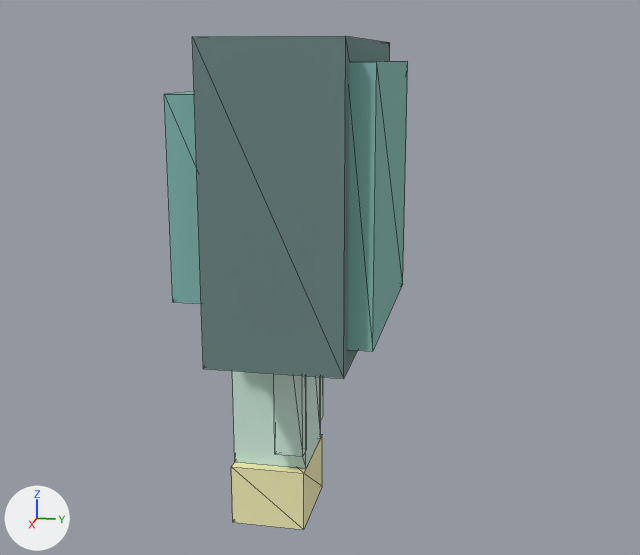
What one commit did to the glTF model MinecraftDungeonGodot/assets/minecraft_character_generator/turrets/railgun.glb.
Camera for both pictures: a 50 mm lens placed at (4.02, 1.18, 0.13), pointed at (0.01, 0.38, -0.88). Every picture has the same lights, and +X, +Y and +Z are marked at lower left. The first picture is the older version. Both versions are drawn at frame 3 of the action 'Fire'; the numbers are the values there. Mesh edges are drawn as thin lines. Vertices at exactly the same position are counted once.

The first picture shows 'barrel', 'base', 'base_trim', 'head', 'muzzle', 'rail_l', 'rail_r'.
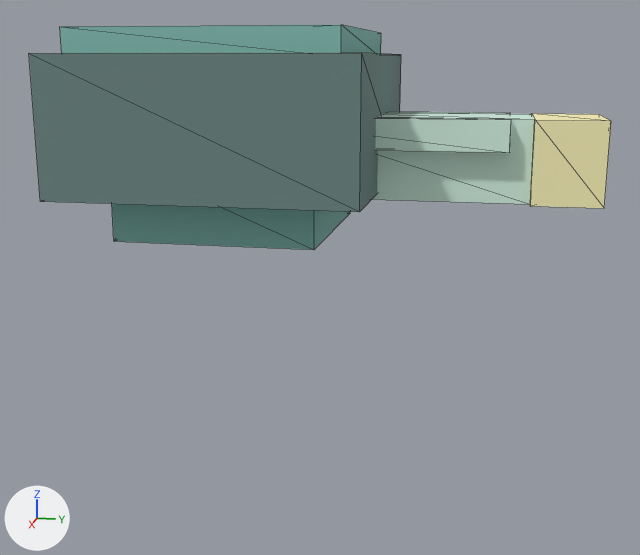
ob_recoiljoint is not drawn itself; it is the parent of ob_barrel, ob_muzzle, ob_rail_l, ob_rail_r.

What differs and where, as boxes (x1, y1, x2, y2) in the pictures (640 x 555 px):
```json
{"object": "base", "change": "moved, rescaled", "before": [192, 36, 390, 378], "after": [29, 53, 401, 212], "on screen": "87% wider, 53% shorter"}
{"object": "base_trim", "change": "moved, rescaled", "before": [348, 61, 408, 351], "after": [60, 25, 381, 54]}
{"object": "barrel", "change": "moved, rescaled", "before": [232, 371, 321, 468], "after": [373, 112, 535, 204]}
{"object": "head", "change": "rescaled", "before": [164, 91, 201, 304], "after": [112, 204, 350, 250]}
{"object": "muzzle", "change": "moved", "before": [231, 434, 322, 530], "after": [530, 113, 611, 208]}
{"object": "rail_r", "change": "moved, rescaled", "before": [274, 374, 307, 456], "after": [375, 117, 511, 153]}
{"object": "rail_l", "change": "moved", "before": [320, 377, 323, 421], "after": [398, 112, 510, 114], "on screen": "mostly hidden"}
```

The change, as JSON lines over the scene's bpy script:
```json
{"block": "me_cube", "where": "# used by ob_base; parent = ob_turretroot; location = (0.0, 0.42, 0.0)"}
{"op": "remove", "block": "me_cube", "code": "me_cube.from_pydata(...)  # 8 vertices, 12 faces; spans x -0.9..0.9, y -0.4..0.4, z -0.9..0.9"}
{"op": "add", "block": "me_cube", "code": "me_cube.from_pydata(...)  # 8 vertices, 12 faces; spans x -0.9..0.9, y -0.9..0.9, z -0.4..0.4"}
{"block": "me_cube", "change": "me_cube part 1: the whole mesh is scaled about its middle by (1, 2.25, 0.444)"}
{"block": "me_cube_001", "where": "# used by ob_base_trim; parent = ob_turretroot; location = (0.0, 0.88, 0.0)"}
{"op": "remove", "block": "me_cube_001", "code": "me_cube_001.from_pydata(...)  # 8 vertices, 12 faces; spans x -0.77..0.77, y -0.08..0.08, z -0.77..0.77"}
{"op": "add", "block": "me_cube_001", "code": "me_cube_001.from_pydata(...)  # 8 vertices, 12 faces; spans x -0.77..0.77, y -0.77..0.77, z -0.08..0.08"}
{"block": "me_cube_001", "change": "me_cube_001 part 2: the whole mesh is scaled about its middle by (1, 9.69, 0.103)"}
{"block": "me_cube_002", "where": "# used by ob_head; parent = ob_yawjoint; location = (0.0, 0.0, 0.0)"}
{"op": "remove", "block": "me_cube_002", "code": "me_cube_002.from_pydata(...)  # 8 vertices, 12 faces; spans x -0.625..0.625, y -0.25..0.25, z -0.6..0.6"}
{"op": "add", "block": "me_cube_002", "code": "me_cube_002.from_pydata(...)  # 8 vertices, 12 faces; spans x -0.625..0.625, y -0.6..0.6, z -0.25..0.25"}
{"block": "me_cube_002", "change": "me_cube_002 part 3: the whole mesh is scaled about its middle by (1, 2.4, 0.417)"}
{"block": "me_cube_004", "where": "# used by ob_barrel; parent = ob_recoiljoint; location = (0.0, 0.0, -0.98)"}
{"op": "remove", "block": "me_cube_004", "code": "me_cube_004.from_pydata(...)  # 8 vertices, 12 faces; spans x -0.24..0.24, y -0.24..0.24, z -0.8..0.8"}
{"op": "add", "block": "me_cube_004", "code": "me_cube_004.from_pydata(...)  # 8 vertices, 12 faces; spans x -0.24..0.24, y -0.8..0.8, z -0.24..0.24"}
{"block": "me_cube_004", "change": "me_cube_004 part 4: the whole mesh is scaled about its middle by (1, 3.33, 0.3)"}
{"block": "me_cube_008", "where": "# used by ob_rail_r; parent = ob_recoiljoint; location = (0.28, 0.15, -0.8)"}
{"op": "remove", "block": "me_cube_008", "code": "me_cube_008.from_pydata(...)  # 8 vertices, 12 faces; spans x -0.06..0.06, y -0.09..0.09, z -0.85..0.85"}
{"op": "add", "block": "me_cube_008", "code": "me_cube_008.from_pydata(...)  # 8 vertices, 12 faces; spans x -0.06..0.06, y -0.85..0.85, z -0.09..0.09"}
{"block": "me_cube_008", "change": "me_cube_008 part 5: the whole mesh is scaled about its middle by (1, 9.44, 0.106)"}
{"op": "set", "path": "ob_base.location", "old": "(0.0, 0.42, 0.0)", "new": "(0.0, 0.0, 0.42)"}
{"op": "set", "path": "ob_base_trim.location", "old": "(0.0, 0.88, 0.0)", "new": "(0.0, 0.0, 0.88)"}
{"op": "set", "path": "ob_recoiljoint.location", "old": "(0.0, 0.224, 0.0)", "new": "(0.0, 0.0, 0.224)"}
{"op": "set", "path": "ob_barrel.location", "old": "(0.0, 0.0, -0.98)", "new": "(0.0, 0.98, 0.0)"}
{"op": "set", "path": "ob_muzzle.location", "old": "(0.0, 0.0, -1.98)", "new": "(0.0, 1.98, 0.0)"}
{"op": "set", "path": "ob_rail_l.location", "old": "(-0.28, 0.15, -0.8)", "new": "(-0.28, 0.8, 0.15)"}
{"op": "set", "path": "ob_rail_r.location", "old": "(0.28, 0.15, -0.8)", "new": "(0.28, 0.8, 0.15)"}
```
